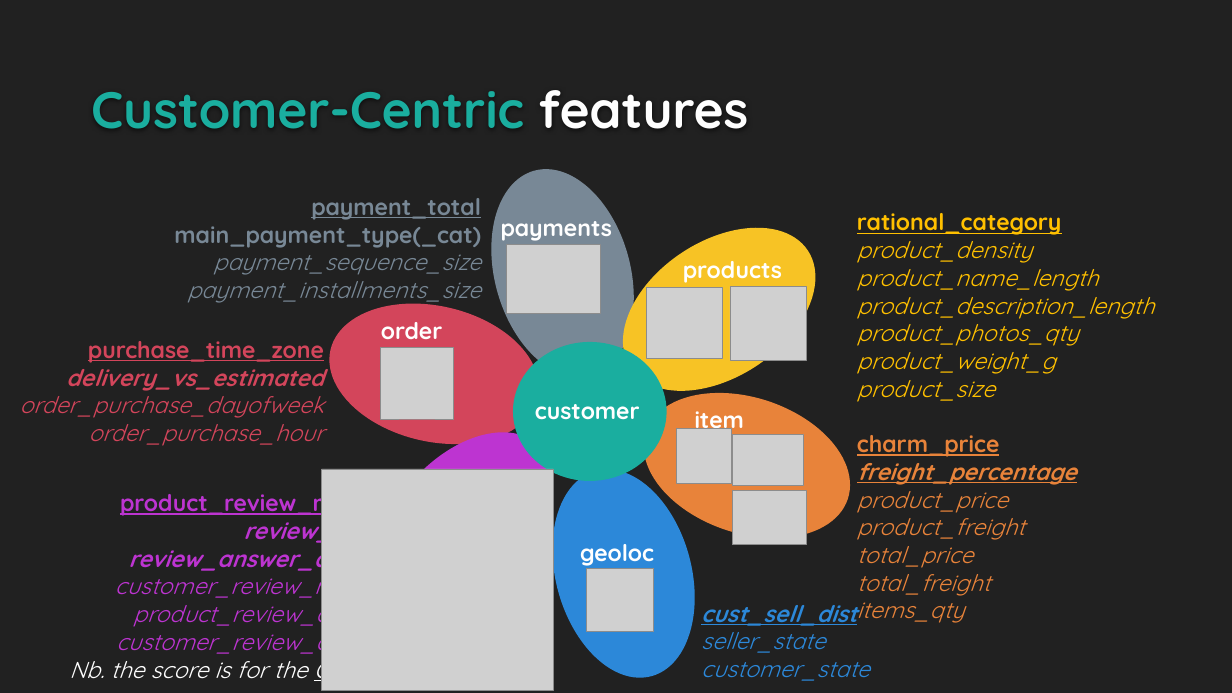
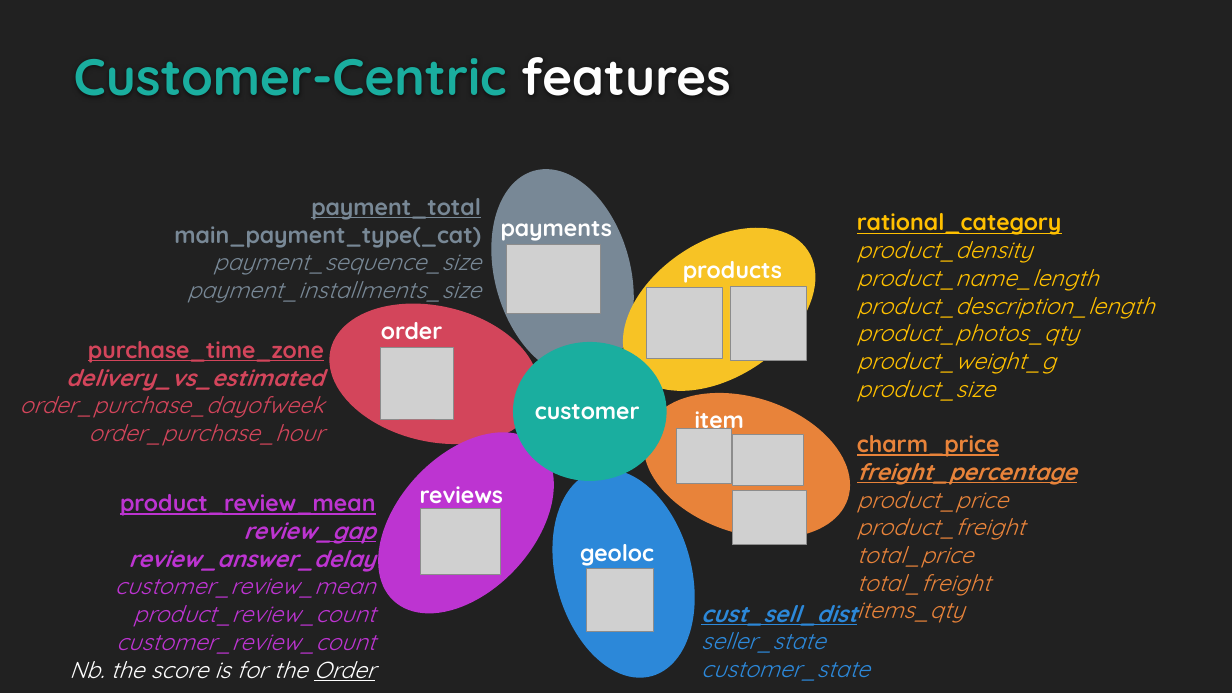
Before and after one commit to EtienneLardeur/P5_CustomerSegmentation, a slide deck: slide 8 of P5Olist_Présentation_initiale.pptx (slide 7 before the commit). Drawn at 1232x693 pixels with LibreOffice and Linux fonts; fonts in the diff are those of the drawing; grey boxes stand for pictures; background and template pictures are left out. Boxes give left, top, right and bottom in pixels: in the first picture for what was removed or moved away, otherwise in the second. Text is boxed around its words. In the diff, an @@ line names an element or a change of style, - is before the commit and + after.

```diff
--- a/P5Olist_Présentation_initiale.pptx
+++ b/P5Olist_Présentation_initiale.pptx
@@ title "Customer-Centric features": place and size @@
-title "Customer-Centric features" at (91,90,748,129)
+title "Customer-Centric features" at (74,57,731,96)
@@ picture removed at (322,470,554,690) @@
@@ text added at (420,486,503,510), 18 pt, text #FFFFFF, bold @@
+reviews
@@ picture added at (421,509,501,576) @@
```
Also in this commit, not shown: 7 other slides changed, 2 slides added, 1 slide removed, 5 other files.
